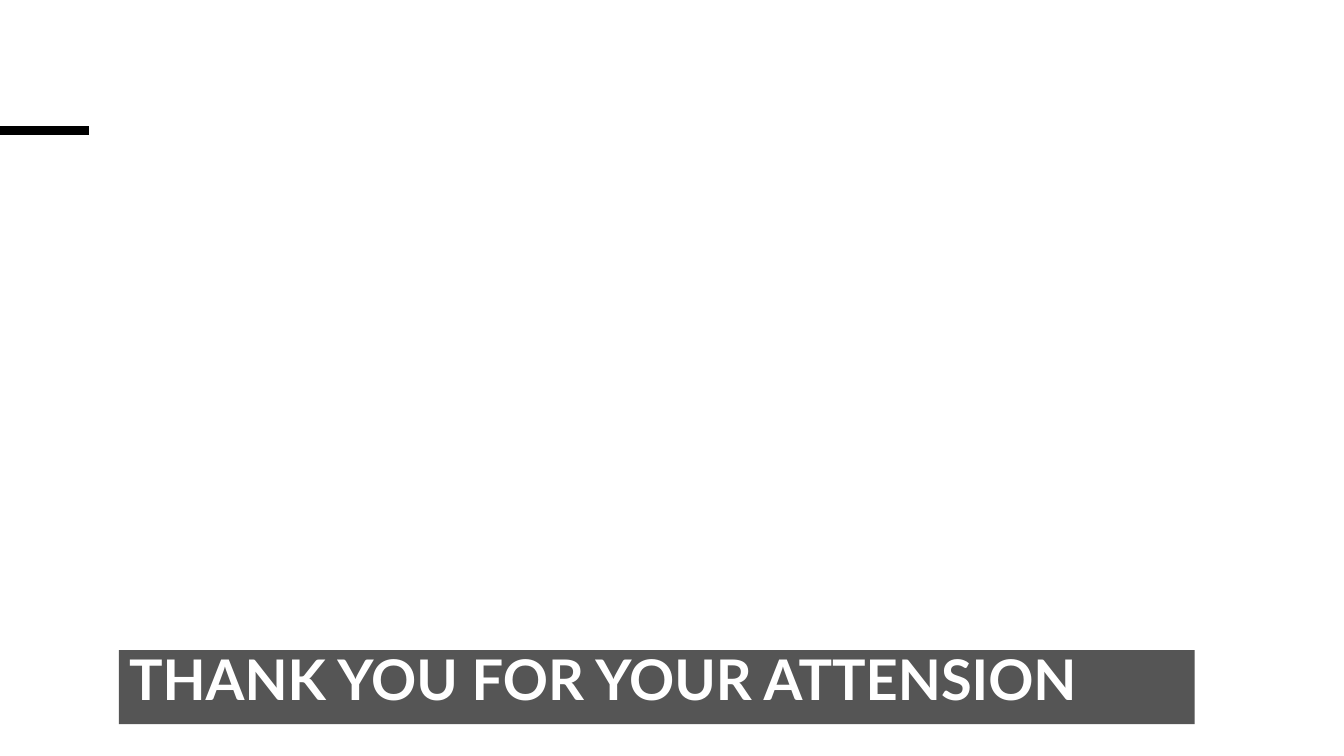
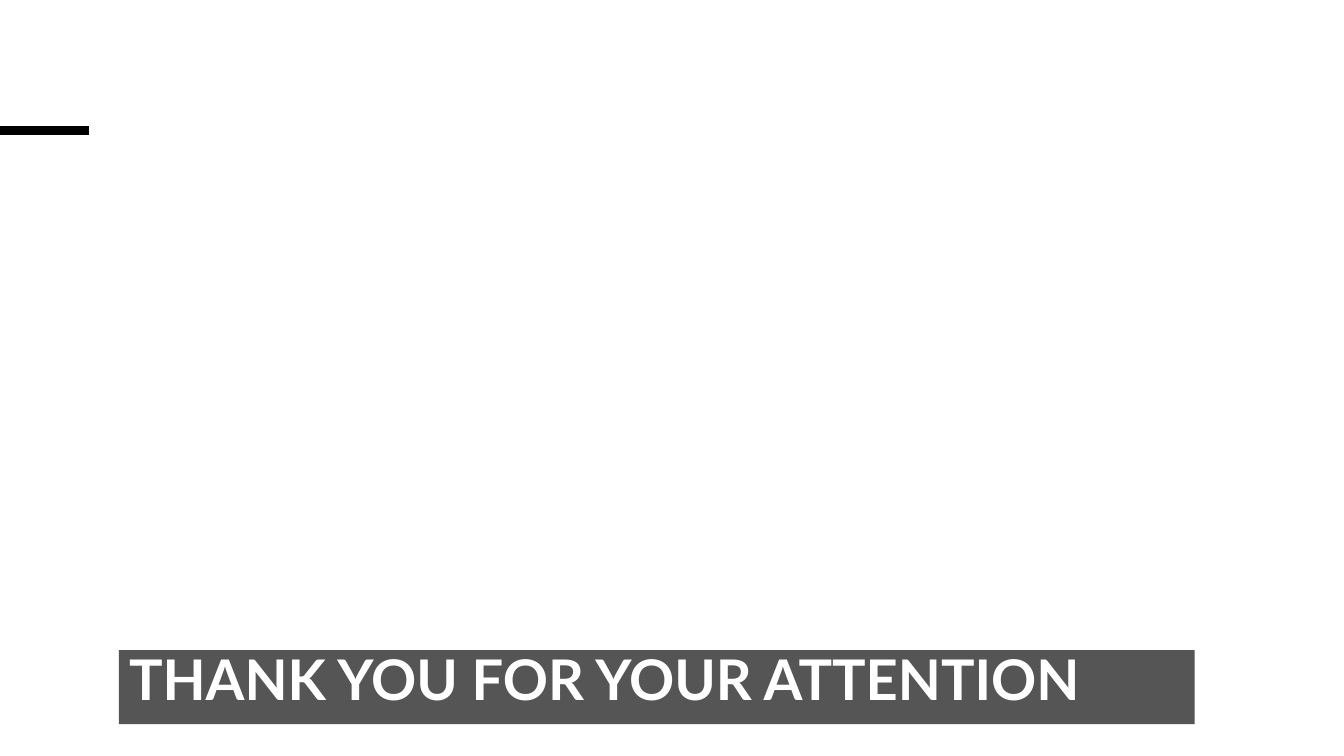
Before and after one commit to bbtsoftware/agw-demo, a slide deck: slide 55 of doc/Secure_in_the_Cloud_with_the_AGW.pptx. Drawn at 1344x756 pixels with LibreOffice and Linux fonts; fonts in the diff are those of the drawing; background and template pictures are left out. Boxes give left, top, right and bottom in pixels: in the first picture for what was removed or moved away, otherwise in the second. Text is boxed around its words. In the diff, an @@ line names an element or a change of style, - is before the commit and + after.

```diff
--- a/doc/Secure_in_the_Cloud_with_the_AGW.pptx
+++ b/doc/Secure_in_the_Cloud_with_the_AGW.pptx
@@ title at <box>129,659,1080,701</box>: text changed @@
-THANK YOU FOR YOUR ATTENSION
+THANK YOU FOR YOUR ATTENTION
```
Also in this commit, not shown: 4 other files.
